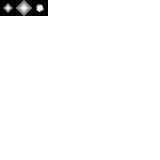
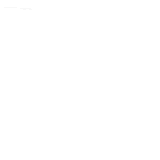
Before/after of a 160×160 layered artwork. What changed in the layer stack:
removed layer "Layer 3" over [32, 0, 48, 16]
added layer "Layer 11" above "Layer 10" over [4, 0, 48, 16]
renamed "Layer 2" to "Dont", hid it, painted on it over [3, 0, 32, 16]
removed layer "Layer 1" over [0, 0, 16, 16]
